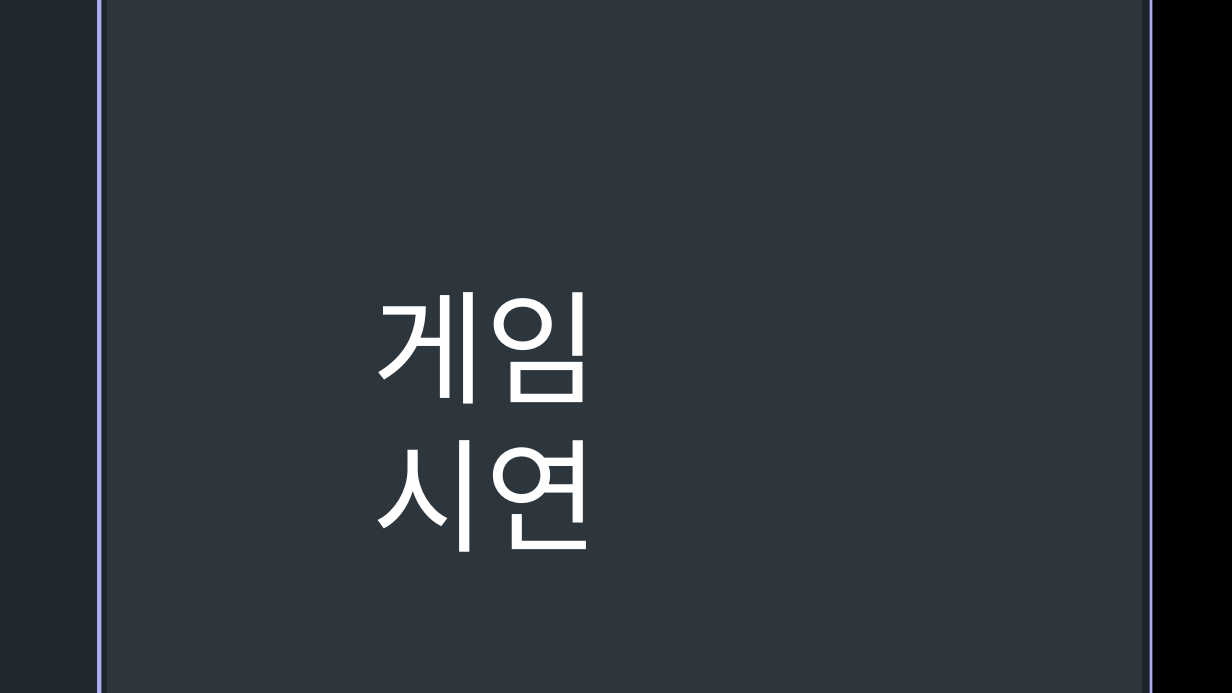
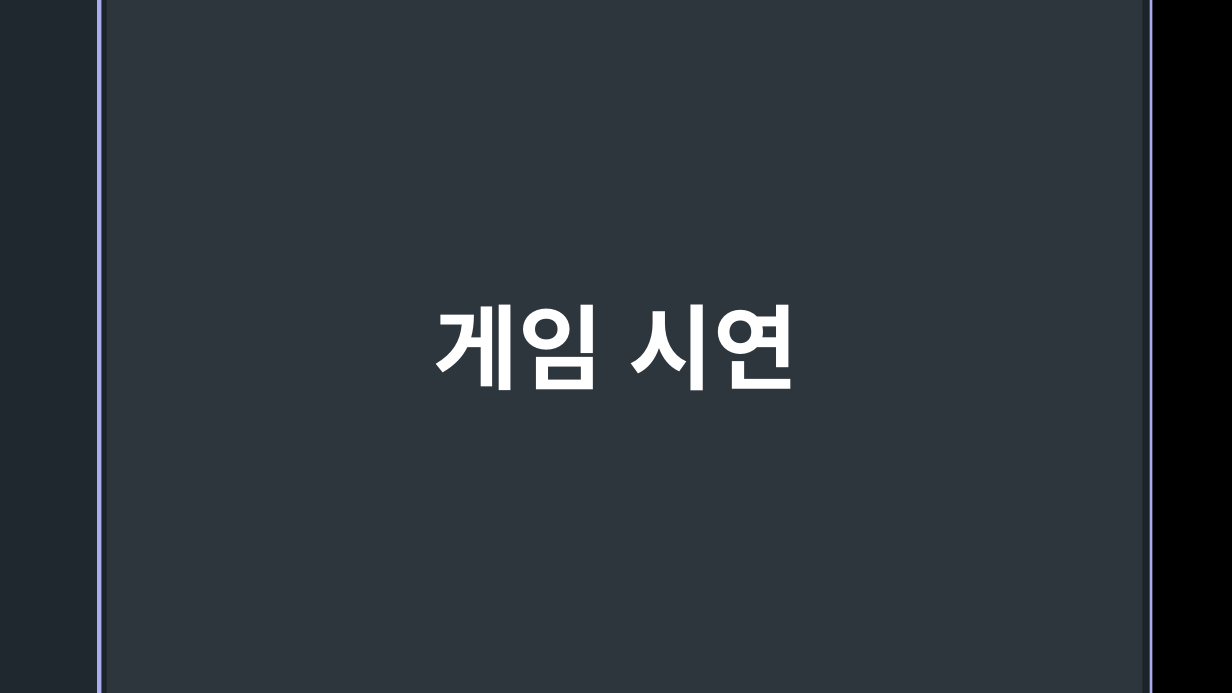
Before and after one commit to Proffeine0327/SchoolPresentationProject, a slide deck: slide 9 of SchoolPresentationProject/Assets/Assets/Monster Scremble.pptx (slide 8 before the commit). Drawn at 1232x693 pixels with LibreOffice and Linux fonts; fonts in the diff are those of the drawing; background and template pictures are left out. Boxes give left, top, right and bottom in pixels: in the first picture for what was removed or moved away, otherwise in the second. Text is boxed around its words. In the diff, an @@ line names an element or a change of style, - is before the commit and + after.

```diff
--- a/SchoolPresentationProject/Assets/Assets/Monster Scremble.pptx
+++ b/SchoolPresentationProject/Assets/Assets/Monster Scremble.pptx
@@ text "게임 시연": place and size @@
-text "게임 시연" at (372,292,599,552)
+text "게임 시연" at (433,304,799,391)
@@ text "게임 시연" at (433,304,799,391): size 96 to 72 pt, bold on; alignment left to centre @@
```
Also in this commit, not shown: 4 other slides changed, 1 slide added, 33 other files.
